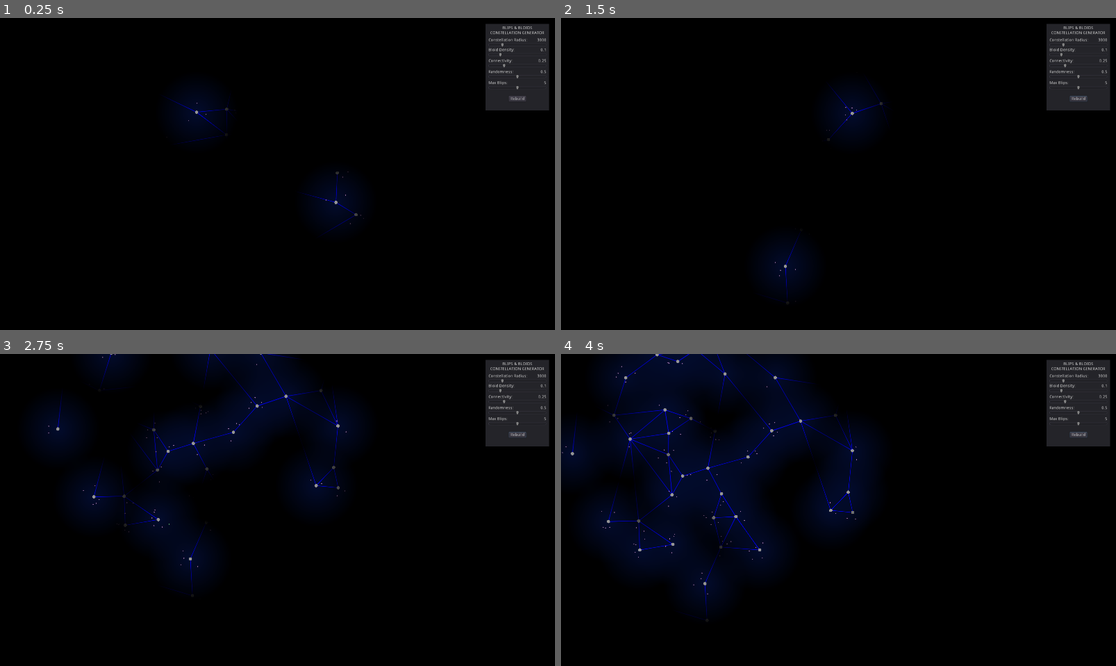
Above: before the commit, frames 1-4 (two rows, left to right).
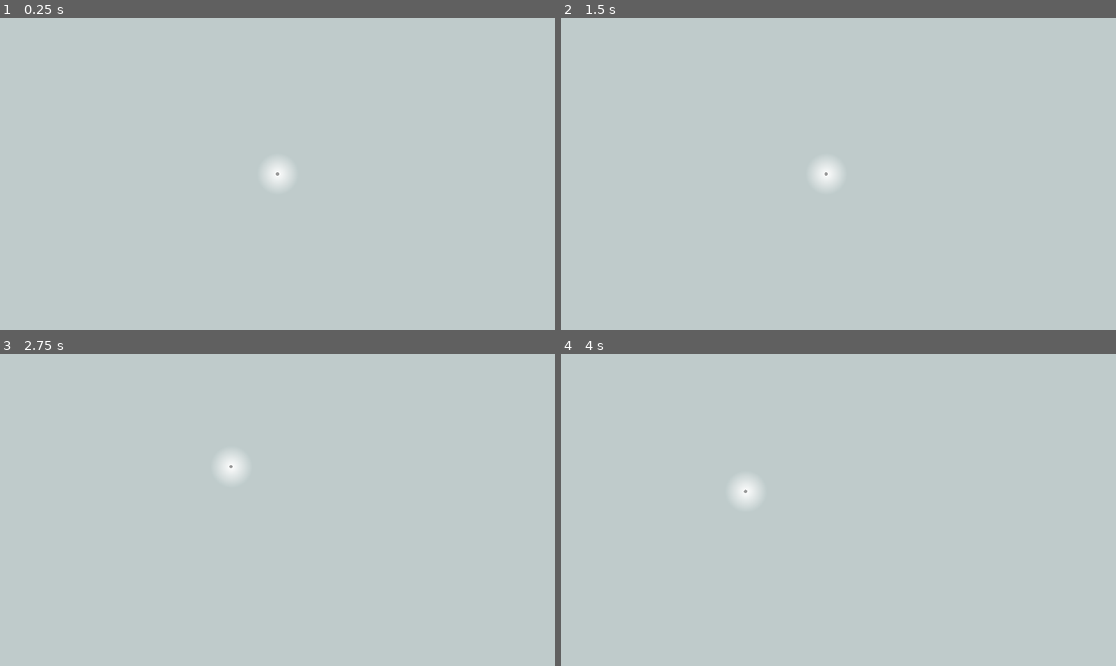
Above: after the commit, the same moments.

Repository: JRileyH/blips
Game: Godot game, scene res://Game.tscn
Same seed, same stepped clock (60 frames per second), same inputs: the game is played once before the commit and once after it.
Inputs (mouse positions are in pixels of both pictures, inside the frame that each line leads up to):
- Up to frame 1 (0.25 s): no input
- Up to frame 2 (1.5 s): click (1077, 99) at 0.5 s, where only the run before the commit has a clickable "Rebuild"; tap Enter at 1.25 s; move the mouse to (960, 158) at 1.27 s; hold D (move_right) from 1.28 s (still down); click (960, 158) at 1.42 s
- Up to frame 3 (2.75 s): move the mouse to (166, 525) at 2.02 s; release D (move_right) at 2.03 s; hold S (move_down) from 2.03 s (still down); click (166, 525) at 2.17 s
- Up to frame 4 (4 s): move the mouse to (894, 441) at 2.77 s; release S (move_down) at 2.78 s; hold D (move_right) 2.78-3.53 s; click (894, 441) at 2.92 s; move the mouse to (810, 572) at 3.52 s; hold W (move_up) from 3.53 s (still down); click (810, 572) at 3.67 s

The runs differ from the first frame. In frame 1, 100% of the frame differs, in the area x 0-100%, y 0-100%; in frame 2, 100%; in frame 3, 100%; in frame 4, 100%.

Commit message:
game coming together

Diff:
--- /dev/null
+++ b/Actions.gd
@@ -0,0 +1,60 @@
+extends Node2D
+
+const RADIUS = 90
+const ACTION_STEP = PI/8
+const ACTION_START = -3*PI/8
+
+onready var actions: Array = []
+var selected_action = null
+
+
+func _bind_index(index, size):
+	if index == null or index > size:
+		index = size
+	if index < 0:
+		index = 0
+	return index
+
+func _replace_action_positions():
+	for i in actions.size():
+		var action = actions[i]
+		var angle = ACTION_START + (i * ACTION_STEP)
+		action.reposition(i, angle, Vector2(cos(angle) * RADIUS, sin(angle) * RADIUS))
+
+func add_action(action, at_index = null):
+	add_child(action)
+	at_index = _bind_index(at_index, actions.size())
+	actions.insert(at_index, action)
+	_replace_action_positions()
+
+func select_action(action = null):
+	if action == null:
+		selected_action.deselect()
+		selected_action = null
+	if not action in actions:
+		return
+	if selected_action:
+		selected_action.deselect()
+	selected_action = action
+	selected_action.select()
+
+func move_action(action, at_index = null):
+	if not action in actions:
+		return
+	actions.erase(action)
+	at_index = _bind_index(at_index, actions.size())
+	actions.insert(at_index, action)
+	_replace_action_positions()
+
+func remove_action(action):
+	if not action in actions:
+		return
+	actions.erase(action)
+	action.queue_free()
+	_replace_action_positions()
+
+func get_action_from_global_point(point: Vector2):
+	for action in actions:
+		if action.contains_point(point):
+			return action
+	return null
--- /dev/null
+++ b/Actions/Action.gd
@@ -0,0 +1,29 @@
+extends Node2D
+class_name Action
+
+var selected: bool = false
+var radius = 15.0
+var color = Color(1.0, 1.0, 1.0)
+var index: int = 0
+var angle: float = 0
+
+func select():
+	selected = true
+	update()
+
+func deselect():
+	selected = false
+	update()
+
+func reposition(idx: int, ang: float, pos: Vector2):
+	index = idx
+	angle = ang
+	position = pos
+
+func contains_point(point: Vector2) -> bool:
+	return global_position.distance_to(point) < radius
+
+func _draw():
+	if selected:
+		draw_circle(Vector2.ZERO, radius + 2, Color(0.45, 0.9, 0.5))
+	draw_circle(Vector2.ZERO, radius, color)
--- /dev/null
+++ b/Actions/AddAction.gd
@@ -0,0 +1,53 @@
+extends Action
+class_name AddAction
+
+const RADIUS: float = 30.0
+const OPTION_RADIUS: float = 8.0
+
+class AddOption:
+	var _pos: Vector2
+	var _color: Color
+	var _type
+
+	func _init(color: Color, type):
+		_color = color
+		_type = type
+
+var options: Array = []
+
+func _ready():
+	color = Color(0.5, 0.6, 0.65)
+	options.append(AddOption.new(Color(0.7, 0.45, 0.55), MoveAction))
+	options.append(AddOption.new(Color(0.2, 0.85, 0.35), StandByAction))
+	options.append(AddOption.new(Color(0.1, 0.45, 0.95), UpgradeAction))
+	reposition(index, angle, position)
+
+func reposition(idx: int, ang: float, pos: Vector2):
+	.reposition(idx, ang, pos)
+	options[0]._pos = Vector2(cos(ang - PI/5) * RADIUS, sin(ang - PI/5) * RADIUS)
+	options[1]._pos = Vector2(cos(ang) * RADIUS, sin(ang) * RADIUS)
+	options[2]._pos = Vector2(cos(ang + PI/5) * RADIUS, sin(ang + PI/5) * RADIUS)
+
+func _option_contains_point(point: Vector2) -> bool:
+	for option in options:
+		if to_global(option._pos).distance_to(point) < OPTION_RADIUS:
+			return true
+	return false
+
+func contains_point(point: Vector2) -> bool:
+	return .contains_point(point) or _option_contains_point(point)
+
+func _input(event):
+	if selected and event is InputEventMouseButton and event.button_index == BUTTON_LEFT and event.pressed:
+		for option in options:
+			if option._pos.distance_to(get_local_mouse_position()) < OPTION_RADIUS:
+				var new_action = option._type.new()
+				get_parent().add_action(new_action)
+				yield(get_tree(), "physics_frame")
+				get_parent().select_action(new_action)
+
+func _draw():
+	if selected:
+		for option in options:
+			draw_circle(option._pos, OPTION_RADIUS, option._color)
+	draw_circle(Vector2.ZERO, radius, color)
--- /dev/null
+++ b/Actions/MoveAction.gd
@@ -0,0 +1,10 @@
+extends Action
+class_name MoveAction
+
+func _ready():
+	color = Color(0.7, 0.45, 0.55)
+
+
+# Called every frame. 'delta' is the elapsed time since the previous frame.
+#func _process(delta):
+#	pass
--- /dev/null
+++ b/Actions/StandByAction.gd
@@ -0,0 +1,10 @@
+extends Action
+class_name StandByAction
+
+func _ready():
+	color = Color(0.2, 0.85, 0.35)
+
+
+# Called every frame. 'delta' is the elapsed time since the previous frame.
+#func _process(delta):
+#	pass
--- /dev/null
+++ b/Actions/UpgradeAction.gd
@@ -0,0 +1,10 @@
+extends Action
+class_name UpgradeAction
+
+func _ready():
+	color = Color(0.1, 0.45, 0.95)
+
+
+# Called every frame. 'delta' is the elapsed time since the previous frame.
+#func _process(delta):
+#	pass
--- a/Blip.gd
+++ b/Blip.gd
@@ -1,8 +1,8 @@
 extends Node2D
 class_name Blip
 
-var target: Bloid = null
-var orbit: Bloid = null
+var target = null
+var orbit = null
 var angular_velocity: float = 0.0
 var linear_velocity: float = 0.0
 var linear_direction: Vector2
@@ -16,6 +16,11 @@
 signal detach
 signal target
 
+var noise = OpenSimplexNoise.new()
+var timer: float = 0.0
+var noise_timer: float = 0.0
+var noise_sample: float = 0.0
+
 func set_distance(amt: float):
 	if not orbit or amt == 0:
 		return
@@ -23,13 +28,13 @@
 	$BlipBody.position.x = amt
 	angular_velocity /= $BlipBody.position.x
 
-func shift_distance(amt: float):
+func shift_distance(amt: float = 1):
 	set_distance($BlipBody.position.x + amt)
 
 func set_path(pth: Array):
 	path = pth
 
-func set_target(trg: Bloid):
+func set_target(trg: Node2D):
 	if orbit and orbit == trg:
 		return
 	emit_signal("target", trg)
@@ -39,12 +44,14 @@
 	randomize()
 	random_distance = rand_range(100, 300)
 
-func attach(trg: Bloid):
+func attach(trg: Node2D):
 	if orbit:
 		return
 	emit_signal("attach", trg)
 	var angle = global_position.angle_to_point(trg.global_position)
 	var distance = global_position.distance_to(trg.global_position)
+	if distance < 1:
+		distance = 1
 	target = null
 	orbit = trg
 	var parent = get_parent()
@@ -52,7 +59,6 @@
 		if parent:
 			parent.remove_child(self)
 		orbit.add_child(self)
-	orbit.add_blip(self)
 	global_position = orbit.global_position
 	$BlipBody.position.x = distance
 	rotation = angle
@@ -77,9 +83,27 @@
 	$BlipBody.color = c
 	$BlipBody.update()
 
+func _ready():
+	randomize()
+	noise.seed = randi()
+	noise.octaves = 4
+	noise.period = 10.0
+	noise.persistence = 0.8
+
+
 func _process(delta):
+	timer += delta
+	if timer > 10:
+		noise_timer += timer
+		timer = 0.0
+		noise_sample = noise.get_noise_1d(noise_timer)
 	if orbit:
 		rotation += (angular_velocity * delta)
+		var distance = 150 + (100 * noise_sample)
+		if $BlipBody.position.x < distance:
+			shift_distance()
+		elif $BlipBody.position.x > distance:
+			shift_distance(-1)
 		if path.size() > 0:
 			set_target(path.pop_front())
 	else:
--- a/Bloid.gd
+++ b/Bloid.gd
@@ -1,19 +1,51 @@
 extends Node2D
 class_name Bloid
+
+var Blip = preload("res://Blip.tscn")
 
 export (float) var radius = 40.0
 export(Color) var color = Color(0.6, 0.6, 0.6)
 
 signal selected
+signal deselected
+
+signal action_selected
+signal action_deselected
+
+var production_timer: float = 0.0
+var action_timer: float = 0.0
 
 var blips: Array = []
 var neighbors: Array = []
 
-func add_blip(blip: Node2D):
-	if not blip:
-		return
-	if not blip in blips:
-		blips.append(blip)
+var active: bool = false
+var selected: bool = false
+
+enum STAT {
+	VISIBILITY,
+	PRODUCTION,
+	CAPACITY,
+	RATE
+}
+var stats: Dictionary = {
+	STAT.VISIBILITY: 10,
+	STAT.PRODUCTION: 10,
+	STAT.CAPACITY: 10,
+	STAT.RATE: 10
+}
+
+func activate():
+	active = true
+	$Actions.add_action(
+		AddAction.new()
+	)
+
+func add_blip():
+	var blip = Blip.instance()
+	add_child(blip)
+	blip.linear_velocity = 100.0
+	blip.attach(self)
+	blips.append(blip)
 
 func remove_blip(blip: Node2D):
 	if not blip:
@@ -40,11 +72,44 @@
 	color = c
 	update()
 
+func select():
+	selected = true
+	emit_signal("selected", self)
+	$Actions.visible = true
+	update()
+
+func deselect():
+	selected = false
+	emit_signal("deselected", self)
+	$Actions.visible = false
+	update()
+
 func _input(event):
-	var distance = get_local_mouse_position().distance_to(Vector2.ZERO)
-	if distance < radius and event is InputEventMouseButton and event.button_index == BUTTON_LEFT and event.pressed:
-		yield(get_tree(), "physics_frame")
-		emit_signal("selected", self)
+	if event is InputEventMouseButton and event.button_index == BUTTON_LEFT and event.pressed:
+		var action = $Actions.get_action_from_global_point(get_global_mouse_position())
+		if selected and action:
+			$Actions.select_action(action)
+		elif get_local_mouse_position().distance_to(Vector2.ZERO) < radius:
+			select()
+		elif selected:
+			deselect()
+			$Actions.select_action()
+	elif event is InputEventMouseButton and event.button_index == BUTTON_RIGHT and event.pressed:
+		var action = $Actions.get_action_from_global_point(get_global_mouse_position())
+		if selected and action and not action is AddAction:
+			$Actions.remove_action(action)
+
+func _process(delta):
+	production_timer += delta
+	action_timer += delta
+	if production_timer > 5.0:
+		production_timer = 0.0
+		if active and blips.size() < stats[STAT.CAPACITY]:
+			add_blip()
+	if action_timer > 5.0:
+		action_timer = 0.0
 
 func _draw():
+	if selected:
+		draw_circle(Vector2.ZERO, radius + 2, Color(0.45, 0.9, 0.5))
 	draw_circle(Vector2.ZERO, radius, color)
--- a/Bloid.tscn
+++ b/Bloid.tscn
@@ -1,6 +1,7 @@
-[gd_scene load_steps=3 format=2]
+[gd_scene load_steps=4 format=2]
 
 [ext_resource path="res://Bloid.gd" type="Script" id=1]
+[ext_resource path="res://Actions.gd" type="Script" id=2]
 
 [sub_resource type="CircleShape2D" id=1]
 radius = 40.0
@@ -10,3 +11,8 @@
 
 [node name="Area" type="CollisionShape2D" parent="."]
 shape = SubResource( 1 )
+
+[node name="Actions" type="Node2D" parent="."]
+visible = false
+z_index = 1
+script = ExtResource( 2 )
--- a/Fog.gd
+++ b/Fog.gd
@@ -1,66 +1,77 @@
 extends Sprite
 
-const LIGHT_SIZE = 128
+const DIMENSIONS = Vector2(1920, 1080)
 const SCALE = 16
 
-var fogImage = Image.new()
-var fogTexture = ImageTexture.new()
-var lightImage = Image.new()
-var lightTexture = ImageTexture.new()
+var fog_image = Image.new()
+var fog_texture = ImageTexture.new()
 
-var revealed: Array = []
-
-var light_offset: Vector2 = Vector2.ZERO
+var revealed: Dictionary = {}
 
 func _ready():
-	light_offset = Vector2(1920.0 / 2.0, 1080.0 / 2.0) - Vector2(LIGHT_SIZE / 2.0, LIGHT_SIZE / 2.0)
 	scale *= SCALE
-	# Create Images
-	fogImage.create(1920, 1080, false, Image.FORMAT_RGBAH)
-
-	lightImage.create(LIGHT_SIZE, LIGHT_SIZE, false, Image.FORMAT_RGBAH)
+	# Create Image
+	fog_image.create(DIMENSIONS.x, DIMENSIONS.y, false, Image.FORMAT_RGBAH)
 	# Fill Fog
-	fogImage.fill(Color(0, 0, 0, 1.0))
-	# Fill Light
-	lightImage.lock()
-	for x in range(LIGHT_SIZE):
-		for y in range(LIGHT_SIZE):
-			var color = Color(1, 1, 1, 0)
-			var dist = Vector2(x, y).distance_to(Vector2(LIGHT_SIZE/2, LIGHT_SIZE/2))
-			if dist < LIGHT_SIZE / 2.0:
-				color.a = 1 - dist/(LIGHT_SIZE/2)
-			lightImage.set_pixel(x, y, color)
-	lightImage.unlock()
-	lightTexture.create_from_image(lightImage)
+	fog_image.fill(Color(0, 0, 0, 1.0))
 	# Set Sprite Texture
-	fogTexture.create_from_image(fogImage)
-	set_texture(fogTexture)
+	fog_texture.create_from_image(fog_image)
+	set_texture(fog_texture)
 
 func reset():
-	revealed = []
-	fogImage.lock()
-	fogImage.fill(Color(0, 0, 0, 1.0))
-	fogImage.unlock()
-	fogTexture.create_from_image(fogImage)
-	set_texture(fogTexture)
+	revealed = {}
+	fog_image.lock()
+	fog_image.fill(Color(0, 0, 0, 1.0))
+	fog_image.unlock()
+	fog_texture.create_from_image(fog_image)
+	set_texture(fog_texture)
 
-func reveal_bloid(bloid: Bloid):
+func reveal_bloid(bloid: Bloid, size: float = 128):
 	if revealed.has(bloid):
 		return
-	revealed.append(bloid)
-	fogImage.lock()
 
-	fogImage.blend_rect(
-		lightImage,
-		Rect2(Vector2.ZERO, Vector2(LIGHT_SIZE, LIGHT_SIZE)),
+	var origin = (Vector2.ONE * size) / 2.0
+	var light_offset = DIMENSIONS / 2.0 - origin
+	var light_image = Image.new()
+	light_image.create(size, size, false, Image.FORMAT_RGBAH)
+	light_image.lock()
+	for x in range(size):
+		for y in range(size):
+			var color = Color(1, 1, 1, 0)
+			var dist = Vector2(x, y).distance_to(origin)
+			if dist < size / 2.0:
+				color.a = 1 - dist/(size/2)
+			light_image.set_pixel(x, y, color)
+	light_image.unlock()
+
+	revealed[bloid] = light_image
+
+	fog_image.lock()
+	fog_image.blend_rect(
+		light_image,
+		Rect2(Vector2.ZERO, Vector2.ONE * size),
 		light_offset + (bloid.position/SCALE)
 	)
+	fog_image.unlock()
 
-	fogImage.unlock()
-	fogTexture.create_from_image(fogImage)
-	set_texture(fogTexture)
-
+	fog_texture.create_from_image(fog_image)
+	set_texture(fog_texture)
 
 func hide_bloid(bloid: Bloid):
-	# TODO
-	return
+	if not revealed.has(bloid):
+		return
+	revealed.erase(bloid)
+	fog_image.lock()
+	fog_image.fill(Color(0, 0, 0, 1.0))
+	for b in revealed:
+		var light_image = revealed[b]
+		var size = light_image.get_width()
+		var light_offset = DIMENSIONS / 2.0 - (Vector2.ONE * size) / 2.0
+		fog_image.blend_rect(
+			light_image,
+			Rect2(Vector2.ZERO, Vector2.ONE * size),
+			light_offset + (b.position/SCALE)
+		)
+	fog_image.unlock()
+	fog_texture.create_from_image(fog_image)
+	set_texture(fog_texture)
--- a/Game.gd
+++ b/Game.gd
@@ -1,11 +1,16 @@
 extends Node
 
 var timer: float = 0.0
+onready var map = $Map
+onready var inspector = $Inspector
 
 func _ready():
-	# Input.set_mouse_mode(Input.MOUSE_MODE_HIDDEN)
-	pass
+	randomize()
+	var starter_bloid: Bloid = map.bloids[randi() % map.bloids.size()]
+	starter_bloid.activate()
+	inspector.global_position = starter_bloid.global_position
+	map.reveal_bloid(starter_bloid, 64)
+
 
 func _process(delta):
 	timer += delta
-	pass
--- a/Inspector.gd
+++ b/Inspector.gd
@@ -24,7 +24,6 @@
 	$CanvasLayer/Control/Panel/Density.connect("change", map, "set_bloid_density")
 	$CanvasLayer/Control/Panel/Connectivity.connect("change", map, "set_connectivity")
 	$CanvasLayer/Control/Panel/Randomness.connect("change", map, "set_randomness")
-	$CanvasLayer/Control/Panel/MaxBlips.connect("change", map, "set_max_blips")
 	$CanvasLayer/Control/Panel/Rebuild.connect("pressed", map, "build")
 
 func _process(delta):
--- a/Inspector.tscn
+++ b/Inspector.tscn
@@ -17,6 +17,7 @@
 [node name="CanvasLayer" type="CanvasLayer" parent="."]
 
 [node name="Control" type="Control" parent="CanvasLayer"]
+visible = false
 anchor_left = 1.0
 anchor_right = 1.0
 margin_left = -1920.0
@@ -89,13 +90,6 @@
 step = 0.01
 default = 0.5
 
-[node name="MaxBlips" parent="CanvasLayer/Control/Panel" instance=ExtResource( 3 )]
-margin_left = 2.0
-margin_top = 194.0
-margin_right = 218.0
-margin_bottom = 232.0
-label = "Max Blips"
-
 [node name="Rebuild" type="Button" parent="CanvasLayer/Control/Panel"]
 margin_left = 80.0
 margin_top = 249.75
--- a/Map.gd
+++ b/Map.gd
@@ -5,17 +5,12 @@
 var BLOID_DENSITY: float = 0.01
 var CONNECTIVITY: float = 0.25
 var RANDOMNESS: float = 0.5
-var MAX_BLIPS: int = 5
-
 
 var Bloid = preload("res://Bloid.tscn")
-var Blip = preload("res://Blip.tscn")
 
 var selected_bloid = null
 var bloids: Array = []
 var blips: Array = []
-
-onready var space = $Space
 
 func set_map_size(value):
 	MAP_SIZE = value
@@ -28,9 +23,6 @@
 
 func set_randomness(value):
 	RANDOMNESS = value
-
-func set_max_blips(value):
-	MAX_BLIPS = value
 
 func _bloid_too_close(point: Vector2) -> bool:
 	for bloid in bloids:
@@ -52,46 +44,20 @@
 		point = _get_random_point(radius, origin, retry + 1)
 	return point
 
-func get_random_blip_position() -> Vector2:
-	randomize()
-	var distance = rand_range(100, 300)
-	var angle = rand_range(0, 2*PI)
-	return Vector2(
-		cos(angle) * distance,
-		sin(angle) * distance
-	)
-
-func create_blip(parent: Bloid, relative_pos: Vector2) -> Blip:
-	var new_blip = Blip.instance()
-	parent.add_child(new_blip)
-	blips.append(new_blip)
-	new_blip.global_position = parent.global_position + relative_pos
-	new_blip.linear_velocity = BLIP_VELOCITY
-	new_blip.attach(parent)
-	return new_blip
-
-func create_bloid(global_pos: Vector2, blip_coords: PoolVector2Array = []) -> Bloid:
+func create_bloid(global_pos: Vector2) -> Bloid:
 	var new_bloid = Bloid.instance()
-	space.add_child(new_bloid)
+	$Space.add_child(new_bloid)
 	bloids.append(new_bloid)
 	new_bloid.global_position = global_pos
-	for blip_pos in blip_coords:
-		create_blip(new_bloid, blip_pos)
 	return new_bloid
 
 func create_random_bloid(max_radius: float = MAP_SIZE, origin: Vector2 = Vector2.ZERO) -> Bloid:
 	var random_position = _get_random_point(max_radius, origin)
-	var blip_count: int = randi()%(MAX_BLIPS+1)
-	var blip_data: PoolVector2Array = []
-	for i in blip_count:
-		blip_data.append(get_random_blip_position())
-
-	return create_bloid(random_position, blip_data)
+	return create_bloid(random_position)
 
 var connections: Array = []
 
 func build():
-	b = 0
 	$Fog.reset()
 	# RESET WORLD
 	for blip in blips:
@@ -99,6 +65,7 @@
 	blips = []
 	for bloid in bloids:
 		bloid.disconnect("selected", self, "handle_select_bloid")
+		bloid.disconnect("deselected", self, "handle_deselect_bloid")
 		bloid.queue_free()
 	bloids = []
 	connections = []
@@ -111,6 +78,7 @@
 		bloid_map[new_bloid.global_position] = new_bloid
 		bloid_points.append(new_bloid.global_position)
 		new_bloid.connect("selected", self, "handle_select_bloid")
+		new_bloid.connect("deselected", self, "handle_deselect_bloid")
 
 	# GENERATE DEULANCY TRIANGULATION
 	var super_triangle = BowyerWatson.min_inscribed_triangle(MAP_SIZE, Vector2.ZERO)
@@ -176,30 +144,21 @@
 	update()
 
 func handle_select_bloid(bloid: Bloid):
-	bloid.set_color(Color(0.1, 0.8, 0.4))
-	for blip in blips:
-		var start = blip.orbit if blip.orbit else blip.target
-		blip.set_path(Dijkstra.shortest_path(bloids, start, bloid))
+	pass
 
-var timer: float = 0.0
-var b: int = 0
-func _process(delta):
-	timer += delta
-	if timer > 0.1:
-		timer = 0.0
-		if b < bloids.size():
-			$Fog.reveal_bloid(bloids[b])
-			b += 1
+func handle_deselect_bloid(bloid: Bloid):
+	pass
 
+func reveal_bloid(bloid: Bloid, size: float = 128):
+	$Fog.reveal_bloid(bloid, size)
+
+func hide_bloid(bloid: Bloid):
+	$Fog.hide_bloid(bloid)
 
 func _ready():
 	build()
 
-func _input(event):
-	if event is InputEventMouseButton and event.button_index == BUTTON_LEFT and event.pressed:
-		for bloid in bloids:
-			bloid.set_color()
-
 func _draw():
-	for c in connections:
-		c.draw(self)
+	pass
+#	for c in connections:
+#		c.draw(self)
--- a/Map.tscn
+++ b/Map.tscn
@@ -1,10 +1,25 @@
-[gd_scene load_steps=4 format=2]
+[gd_scene load_steps=5 format=2]
 
 [ext_resource path="res://Map.gd" type="Script" id=1]
 [ext_resource path="res://Fog.gd" type="Script" id=2]
 
-[sub_resource type="CanvasItemMaterial" id=1]
-blend_mode = 3
+[sub_resource type="Shader" id=1]
+code = "shader_type canvas_item;
+uniform vec3 color = vec3(0.0, 0.0, 0.0);
+
+void fragment(){
+	vec4 tex = texture(TEXTURE, UV);
+	COLOR = vec4(color, 1.0 - tex.r);
+}
+
+vec4 multiply(vec4 base, vec4 blend){
+	return base * blend;
+}
+"
+
+[sub_resource type="ShaderMaterial" id=2]
+shader = SubResource( 1 )
+shader_param/color = Vector3( 0.75, 0.8, 0.8 )
 
 [node name="Map" type="Node2D"]
 script = ExtResource( 1 )
@@ -13,5 +28,5 @@
 
 [node name="Fog" type="Sprite" parent="."]
 light_mask = 2
-material = SubResource( 1 )
+material = SubResource( 2 )
 script = ExtResource( 2 )
--- /dev/null
+++ b/Music.tscn
@@ -0,0 +1,7 @@
+[gd_scene load_steps=2 format=2]
+
+[ext_resource path="res://moon-song.wav" type="AudioStream" id=1]
+
+[node name="AudioStreamPlayer" type="AudioStreamPlayer"]
+stream = ExtResource( 1 )
+autoplay = true
--- a/project.godot
+++ b/project.godot
@@ -9,6 +9,16 @@
 config_version=4
 
 _global_script_classes=[ {
+"base": "Node2D",
+"class": "Action",
+"language": "GDScript",
+"path": "res://Actions/Action.gd"
+}, {
+"base": "Action",
+"class": "AddAction",
+"language": "GDScript",
+"path": "res://Actions/AddAction.gd"
+}, {
 "base": "Node2D",
 "class": "Blip",
 "language": "GDScript",
@@ -38,14 +48,34 @@
 "class": "MinimalSpanningTree",
 "language": "GDScript",
 "path": "res://Utility/MinimalSpanningTree.gd"
+}, {
+"base": "Action",
+"class": "MoveAction",
+"language": "GDScript",
+"path": "res://Actions/MoveAction.gd"
+}, {
+"base": "Action",
+"class": "StandByAction",
+"language": "GDScript",
+"path": "res://Actions/StandByAction.gd"
+}, {
+"base": "Action",
+"class": "UpgradeAction",
+"language": "GDScript",
+"path": "res://Actions/UpgradeAction.gd"
 } ]
 _global_script_class_icons={
+"Action": "",
+"AddAction": "",
 "Blip": "",
 "Bloid": "",
 "BowyerWatson": "",
 "Dijkstra": "",
 "Geom": "",
-"MinimalSpanningTree": ""
+"MinimalSpanningTree": "",
+"MoveAction": "",
+"StandByAction": "",
+"UpgradeAction": ""
 }
 
 [application]
@@ -54,6 +84,10 @@
 run/main_scene="res://Game.tscn"
 boot_splash/bg_color=Color( 0.901961, 0.901961, 0.901961, 1 )
 config/icon="res://icon.png"
+
+[autoload]
+
+Music="*res://Music.tscn"
 
 [debug]
 
@@ -122,5 +156,5 @@
 
 vram_compression/import_etc=true
 vram_compression/import_etc2=false
-environment/default_clear_color=Color( 0.0117647, 0.0470588, 0.180392, 1 )
+environment/default_clear_color=Color( 1, 1, 1, 1 )
 environment/default_environment="res://default_env.tres"
Not shown, added: moon-song.wav.import
Not shown, added: moon-song.wav
